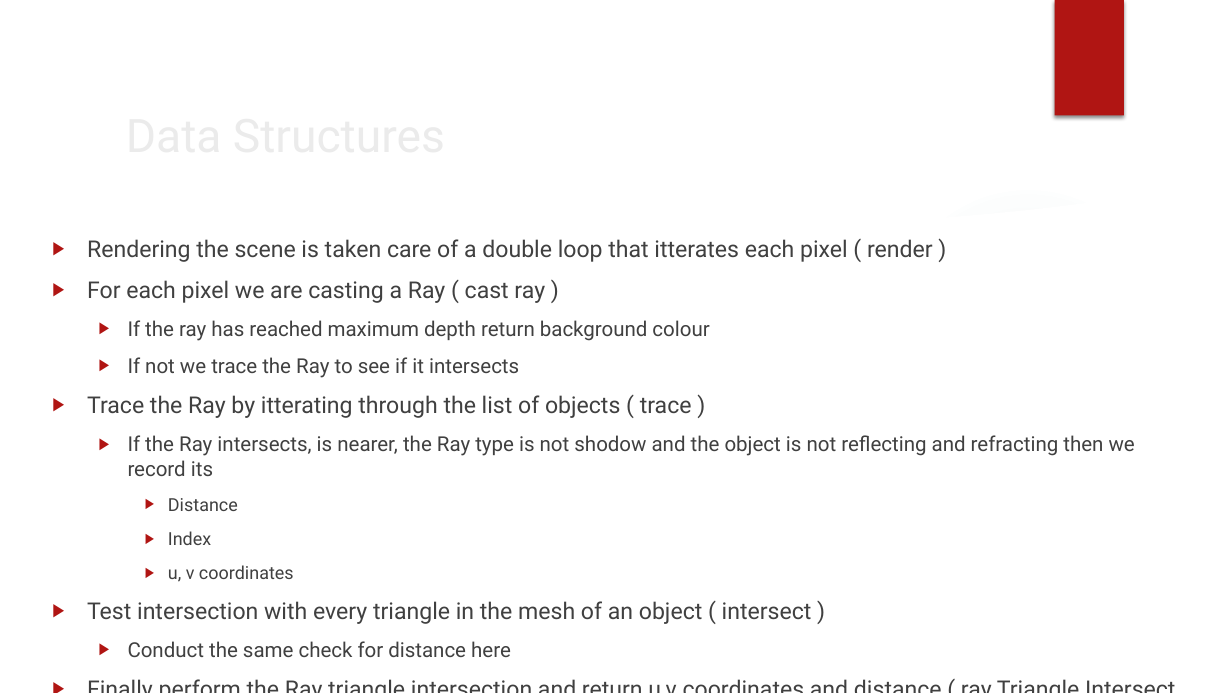
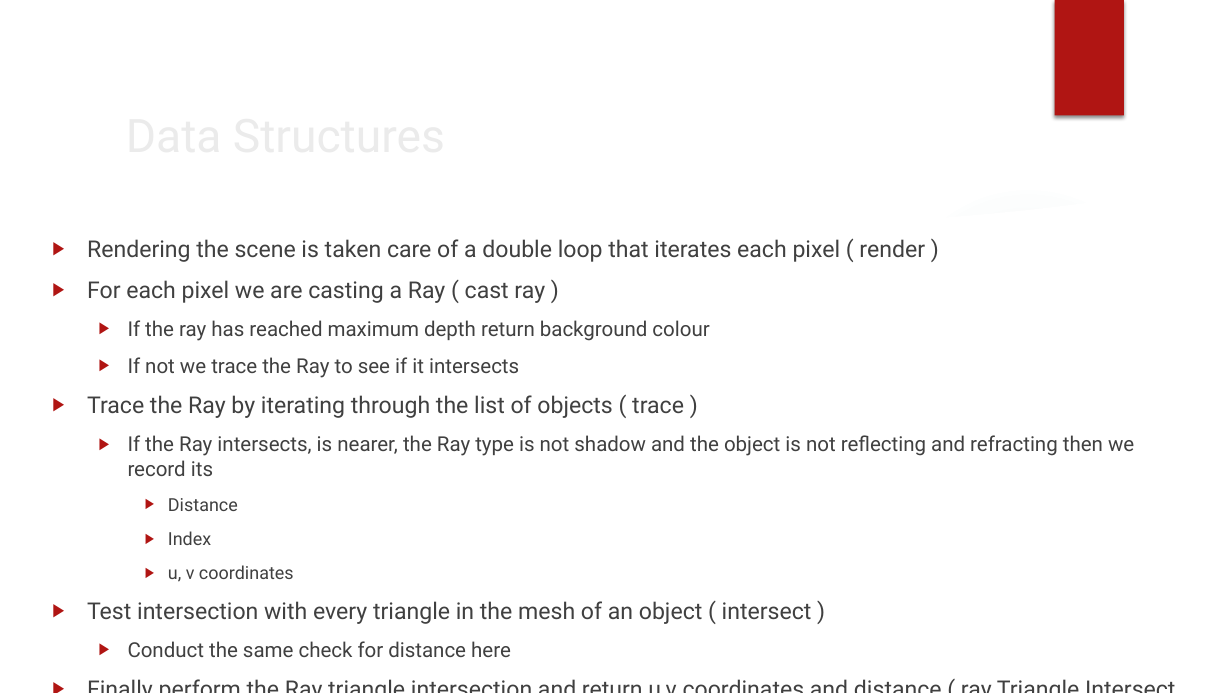
Before and after one commit to koxakis/RayTracing_FPGA, a slide deck: slide 7 of documentation/software/Base_render_system_documentation.pptx. Drawn at 1232x693 pixels with LibreOffice and Linux fonts; fonts in the diff are those of the drawing; background and template pictures are left out. Boxes give left, top, right and bottom in pixels: in the first picture for what was removed or moved away, otherwise in the second. Text is boxed around its words. In the diff, an @@ line names an element or a change of style, - is before the commit and + after.

Commit message:
further improoving all materials scene

```diff
--- a/documentation/software/Base_render_system_documentation.pptx
+++ b/documentation/software/Base_render_system_documentation.pptx
@@ text at [87,239,925,262]: text changed @@
-▶ Rendering the scene is taken care of a double loop that itterates each pixel ( render )
+▶ Rendering the scene is taken care of a double loop that iterates each pixel ( render )
@@ text at [87,395,1134,476]: text changed @@
-▶ Trace the Ray by itterating through the list of objects ( trace )
-  ▶ If the Ray intersects, is nearer, the Ray type is not shodow and the object is not reflecting and refracting then we record its
+▶ Trace the Ray by iterating through the list of objects ( trace )
+  ▶ If the Ray intersects, is nearer, the Ray type is not shadow and the object is not reflecting and refracting then we record its
```
Also in this commit, not shown: 12 other slides changed, 1 slide added, 3 other files.
